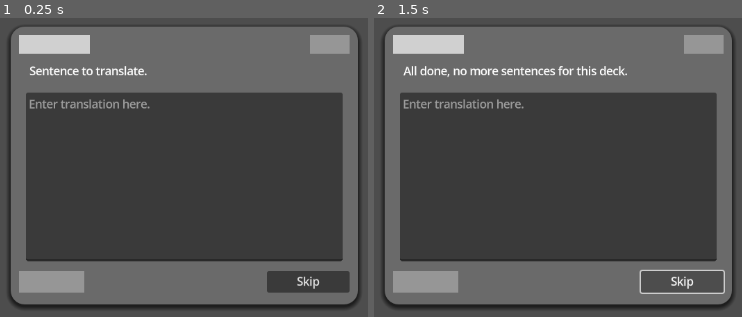
Above: before the commit, frames 1-2 (left to right).
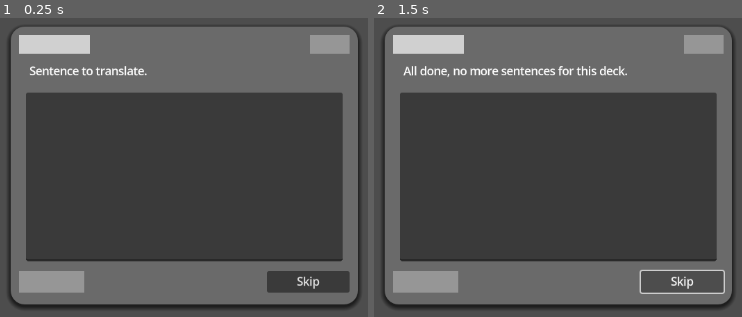
Above: after the commit, the same moments.

Repository: Zombeescott/Sentencevist
Game: Godot game, scene res://Scenes/translation_page.tscn
Two runs of this game, one before a commit and one after it. Both use one fixed random seed, a clock stepped at 60 frames per second and the inputs below. This scene is started directly instead of the project's main scene.
Inputs:
- Up to frame 1 (0.25 s): no input
- Up to frame 2 (1.5 s): click "Skip" at 0.5 s; click "Skip" at 1.25 s

The runs differ from the first frame. In frame 1, 0.5% of the frame differs, in the area x 8-41%, y 27-31%; in frame 2, 0.5%.

Commit message:
Individaul letter colors when wrong

Diff:
--- a/Scenes/translation_page.tscn
+++ b/Scenes/translation_page.tscn
@@ -88,17 +88,26 @@
 layout_mode = 2
 size_flags_vertical = 3
 
-[node name="Translation Box" type="VBoxContainer" parent="PanelContainer/MarginContainer/VBoxContainer/Word Container/VBoxContainer/TranslationMargin"]
-layout_mode = 2
-alignment = 1
-
-[node name="TextEdit" type="TextEdit" parent="PanelContainer/MarginContainer/VBoxContainer/Word Container/VBoxContainer/TranslationMargin/Translation Box"]
+[node name="TextEdit" type="TextEdit" parent="PanelContainer/MarginContainer/VBoxContainer/Word Container/VBoxContainer/TranslationMargin"]
 unique_name_in_owner = true
 custom_minimum_size = Vector2(200, 150)
 layout_mode = 2
 size_flags_vertical = 3
-placeholder_text = "Enter translation here."
 wrap_mode = 1
+
+[node name="CorrectLabelMargin" type="MarginContainer" parent="PanelContainer/MarginContainer/VBoxContainer/Word Container/VBoxContainer/TranslationMargin"]
+visible = false
+layout_mode = 2
+theme_override_constants/margin_left = 5
+theme_override_constants/margin_top = 5
+theme_override_constants/margin_right = 5
+theme_override_constants/margin_bottom = 5
+
+[node name="CorrectLabel" type="RichTextLabel" parent="PanelContainer/MarginContainer/VBoxContainer/Word Container/VBoxContainer/TranslationMargin/CorrectLabelMargin"]
+unique_name_in_owner = true
+layout_mode = 2
+bbcode_enabled = true
+text = "thest"
 
 [node name="Bottom Container" type="HBoxContainer" parent="PanelContainer/MarginContainer/VBoxContainer"]
 layout_mode = 2
--- a/Scripts/translation_page.gd
+++ b/Scripts/translation_page.gd
@@ -2,6 +2,7 @@
 
 var native_sentence: RichTextLabel
 var text_block: TextEdit
+var correct_label: RichTextLabel
 var skip_button: Button
 var timer: Timer
 
@@ -20,11 +21,12 @@
 var saved_words: Array
 var retry_counter: int = RETRY_NUM
 
-const RETRY_NUM = 3
+const RETRY_NUM: int = 3
 
 func _ready() -> void:
 	native_sentence = %Sentence
 	text_block = %TextEdit
+	correct_label = %CorrectLabel
 	skip_button = %"Skip Button"
 	timer = %Timer
 
@@ -40,6 +42,7 @@
 			prevent_change()
 		else:
 			answer_feedback(check_answer())
+
 	if event is InputEventKey and event.pressed:
 		if wrong_state or correct_state:
 			prevent_change()
@@ -78,11 +81,19 @@
 
 
 func change_text_color() -> void:
-	text_block.text = current_trans
-	if wrong_state:
-		text_block.modulate = Color.CRIMSON
-	elif correct_state:
-		text_block.modulate = Color.LIME_GREEN
+	var result = ""
+	for i in range(current_trans.length()):
+		if i < text_block.text.length():
+			if current_trans[i] == text_block.text[i]:
+				result += "[color=lime_green]%s[/color]" % current_trans[i]
+			else:
+				result += "[color=red]%s[/color]" % current_trans[i]
+		else:
+			result += "[color=red]%s[/color]" % current_trans[i]
+
+	text_block.text = ""
+	correct_label.text = result
+	correct_label.get_parent().visible = true
 
 
 func set_current_sentences() -> bool:
@@ -127,17 +138,14 @@
 	wrong_state = false
 	correct_state = false
 	native_sentence.text = current_native
-	text_block.clear()
-	text_block.modulate = Color.WHITE
+	correct_label.text = ""
+	correct_label.get_parent().visible = false
 
 
 func prevent_change() -> void:
 	# Wait until the end of the frame to check
 	await get_tree().process_frame
-	if !wrong_state && !correct_state:
-		text_block.text = ""
-	else:
-		change_text_color()
+	text_block.text = ""
 
 
 # Skips the current sentence
